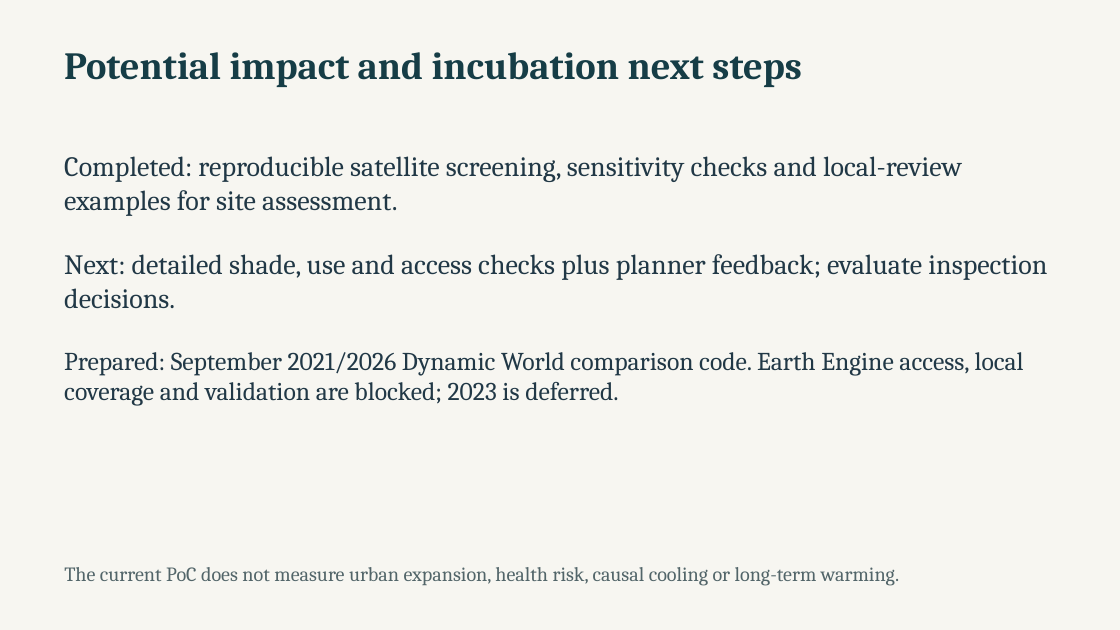
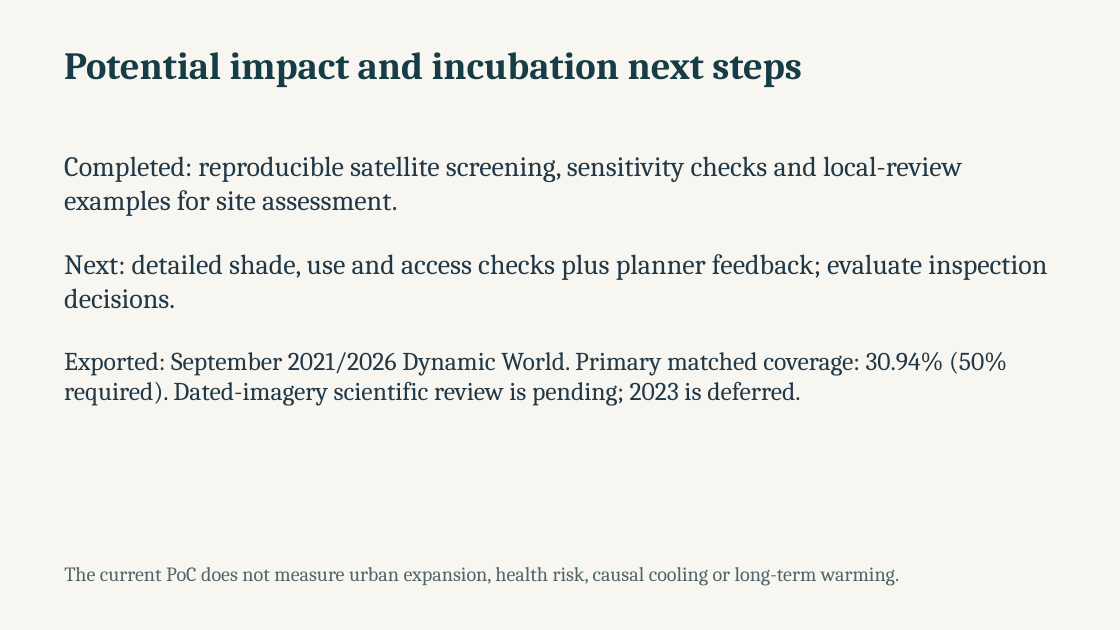
Before and after one commit to NasserAlhuri/spaceHacathon, a slide deck: slide 10 of docs/UrbanHeat-AlKhor-Pitch.pptx. Drawn at 1120x630 pixels with LibreOffice and Linux fonts; fonts in the diff are those of the drawing. Boxes give left, top, right and bottom in pixels: in the first picture for what was removed or moved away, otherwise in the second. Text is boxed around its words. In the diff, an @@ line names an element or a change of style, - is before the commit and + after.

```diff
--- a/docs/UrbanHeat-AlKhor-Pitch.pptx
+++ b/docs/UrbanHeat-AlKhor-Pitch.pptx
@@ text at bbox=[64, 352, 1007, 406]: text changed @@
-Prepared: September 2021/2026 Dynamic World comparison code. Earth Engine access, local coverage and validation are blocked; 2023 is deferred.
+Exported: September 2021/2026 Dynamic World. Primary matched coverage: 30.94% (50% required). Dated-imagery scientific review is pending; 2023 is deferred.
```
Also in this commit, not shown: 1 other slide changed, 48 other files.
